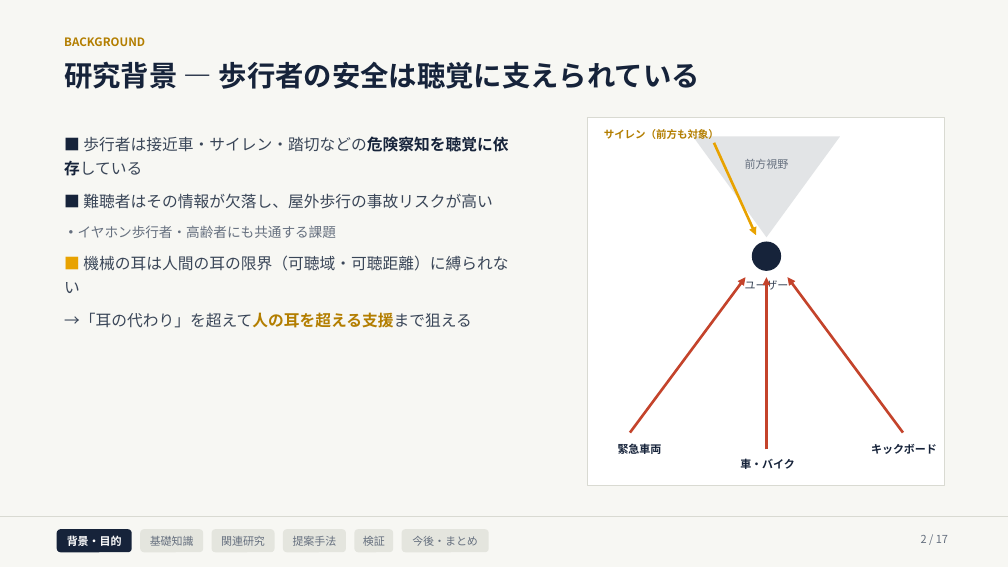
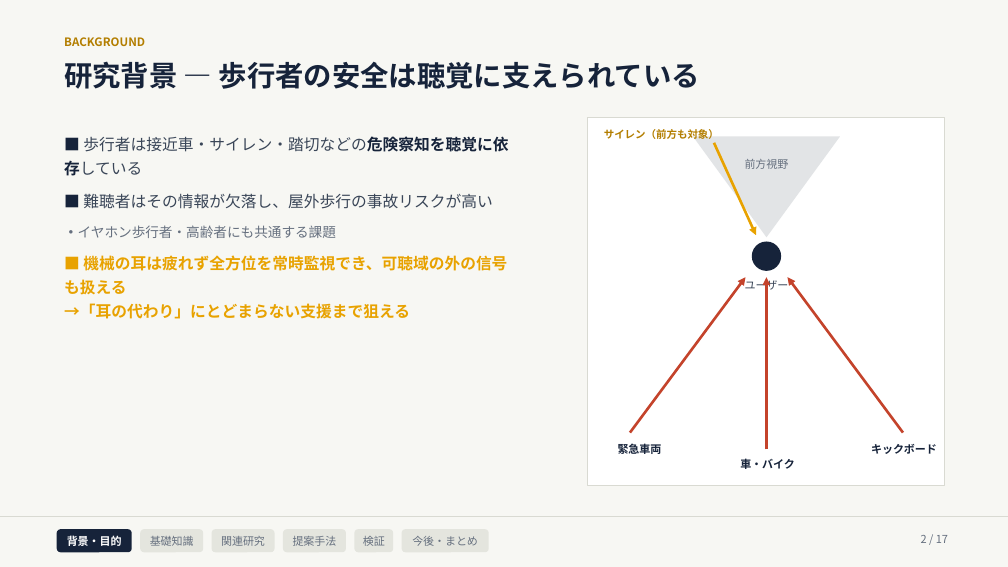
Before and after one commit to Noosdoo/outdoor-seld-sim, a slide deck: slide 2 of md/seminar/中間発表スライド_2026-08-10.pptx. Drawn at 1008x567 pixels with LibreOffice and Linux fonts; fonts in the diff are those of the drawing. Boxes give left, top, right and bottom in pixels: in the first picture for what was removed or moved away, otherwise in the second. Text is boxed around its words. In the diff, an @@ line names an element or a change of style, - is before the commit and + after.

```diff
--- a/md/seminar/中間発表スライド_2026-08-10.pptx
+++ b/md/seminar/中間発表スライド_2026-08-10.pptx
@@ text at (64,255,507,319): text changed; text colour #3A4658 to #E8A200; bold on @@
-■ 機械の耳は人間の耳の限界（可聴域・可聴距離）に縛られない
-→「耳の代わり」を超えて人の耳を超える支援まで狙える
+■ 機械の耳は疲れず全方位を常時監視でき、可聴域の外の信号も扱える
+→「耳の代わり」にとどまらない支援まで狙える
```
Also in this commit, not shown: 7 other slides changed, 13 other files.
